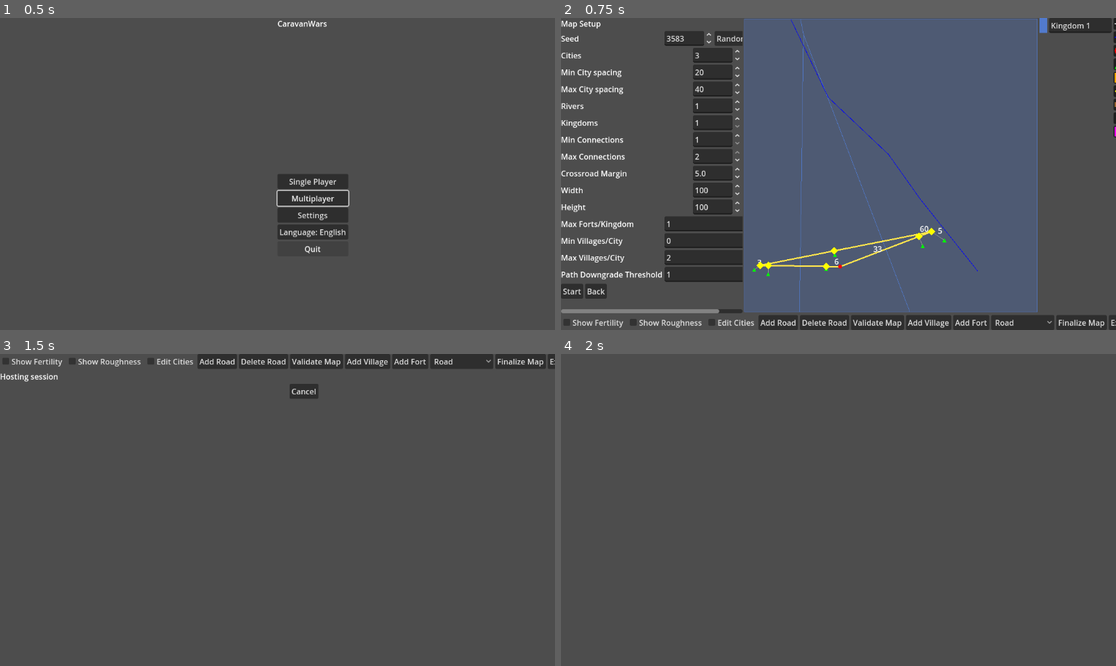
Above: before the commit, frames 1-4 (two rows, left to right).
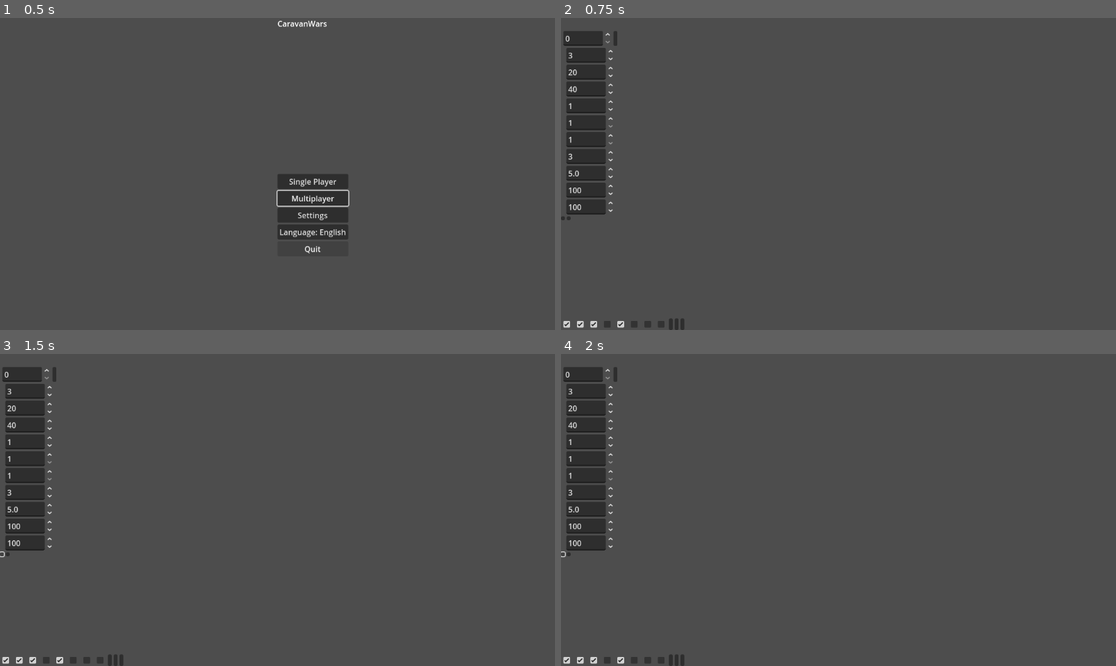
Above: after the commit, the same moments.

Repository: sepa79/CaravanWars
Game: Godot game, scene res://scenes/Main.tscn
Same seed, same stepped clock (60 frames per second), same inputs: the game is played once before the commit and once after it.
Inputs (mouse positions are in pixels of both pictures, inside the frame that each line leads up to; where the layout moved, square brackets give the same spot in the first picture):
- Up to frame 1 (0.5 s): no input
- Up to frame 2 (0.75 s): click "Single Player" at 0.5 s
- Up to frame 3 (1.5 s): click (0, 553) [11, 628] at 1.25 s
- Up to frame 4 (2 s): no input

Frame 1 is identical in both runs. In frame 2, 66% of the frame differs, in the area x 0-100%, y 0-100%; in frame 3, 7.2%; in frame 4, 4.0%.
Error after the commit: Parse Error: Cannot infer the type of "node" variable because the value doesn't have a set type. (res://ui/MapSetupScreen.gd:550)

Commit message:
Add noise-based city placement with capitals

Diff:
--- a/game/mapgen/CityPlacer.gd
+++ b/game/mapgen/CityPlacer.gd
@@ -84,3 +84,57 @@
             if index != -1 and samples[index].distance_to(p) < min_distance:
                 return false
     return true
+
+## Selects city locations from a fertility field.
+## Finds local maxima and keeps those spaced by at least `min_distance`.
+## Returns a dictionary with `cities` Array[Vector2] and `capitals` Array[int]
+## containing indexes of cities chosen as capitals.
+func select_city_sites(field: Array, cities_target: int, min_distance: float) -> Dictionary:
+    var result: Dictionary = {"cities": [], "capitals": []}
+    var h: int = field.size()
+    if h == 0:
+        return result
+    var w: int = field[0].size()
+    var candidates: Array = []
+    for y in range(h):
+        for x in range(w):
+            var v: float = field[y][x]
+            var is_peak: bool = true
+            for dy in range(-1, 2):
+                for dx in range(-1, 2):
+                    if dx == 0 and dy == 0:
+                        continue
+                    var nx: int = x + dx
+                    var ny: int = y + dy
+                    if nx >= 0 and nx < w and ny >= 0 and ny < h:
+                        if field[ny][nx] > v:
+                            is_peak = false
+                            break
+                if not is_peak:
+                    break
+            if is_peak:
+                candidates.append({"pos": Vector2(x + 0.5, y + 0.5), "score": v})
+    candidates.sort_custom(func(a, b): return a["score"] > b["score"])
+    var cities: Array[Vector2] = []
+    for c in candidates:
+        var p: Vector2 = c["pos"]
+        var valid: bool = true
+        for existing in cities:
+            if existing.distance_to(p) < min_distance:
+                valid = false
+                break
+        if not valid:
+            continue
+        cities.append(p)
+        if cities.size() >= cities_target:
+            break
+    result["cities"] = cities
+    if cities.size() > 0:
+        var cap_count: int = rng.randi_range(1, min(3, cities.size()))
+        var indices: Array[int] = []
+        for i in range(cities.size()):
+            indices.append(i)
+        indices.shuffle()
+        for i in range(cap_count):
+            result["capitals"].append(indices[i])
+    return result
--- a/game/mapgen/MapGenerator.gd
+++ b/game/mapgen/MapGenerator.gd
@@ -86,14 +86,14 @@
     map_data["fertility"] = fertility_field
     map_data["roughness"] = roughness_field
     var city_stage := CityPlacerModule.new(rng)
-    var cities := city_stage.place_cities(
+    var city_info: Dictionary = city_stage.select_city_sites(
+        fertility_field,
         params.city_count,
-        params.min_city_distance,
-        params.max_city_distance,
-        params.width,
-        params.height
+        params.min_city_distance
     )
+    var cities: Array[Vector2] = city_info.get("cities", [])
     map_data["cities"] = cities
+    map_data["capitals"] = city_info.get("capitals", [])
     print("[MapGenerator] placed %s cities" % cities.size())
 
     var region_stage = RegionGeneratorModule.new()
@@ -109,6 +109,11 @@
         params.crossroad_detour_margin,
         "roman"
     )
+    for idx in map_data.get("capitals", []):
+        var nid: int = idx + 1
+        var node := roads.get("nodes", {}).get(nid)
+        if node != null:
+            node.attrs["is_capital"] = true
     road_stage.insert_villages(roads, params.min_villages_per_city, params.max_villages_per_city, 5.0, params.width, params.height, params.village_downgrade_threshold)
     road_stage.insert_border_forts(roads, regions, 10.0, params.max_forts_per_kingdom, params.width, params.height)
     map_data["roads"] = roads
--- a/game/ui/MapSetupScreen.gd
+++ b/game/ui/MapSetupScreen.gd
@@ -358,6 +358,7 @@
     start_button.disabled = true
     debounce_timer.stop()
     debounce_timer.start()
+    map_view.queue_redraw()
 
 func _on_show_roads_toggled(pressed: bool) -> void:
     map_view.set_show_roads(pressed)
@@ -544,6 +545,11 @@
     rng.seed = int(seed_spin.value)
     var road_stage := RoadNetworkModule.new(rng)
     var roads = road_stage.build_roads(cities, int(min_connections_spin.value), int(max_connections_spin.value), crossing_margin_spin.value)
+    for idx in current_map.get("capitals", []):
+        var nid: int = idx + 1
+        var node := roads.get("nodes", {}).get(nid)
+        if node != null:
+            node.attrs["is_capital"] = true
     current_map["roads"] = roads
     map_view.set_map_data(current_map)
     _update_snapshot()
--- a/game/ui/MapView.gd
+++ b/game/ui/MapView.gd
@@ -295,8 +295,16 @@
             for i in range(river.size() - 1):
                 draw_line(river[i] * draw_scale + offset, river[i + 1] * draw_scale + offset, Color.BLUE, 1.0)
     if show_cities:
-        for city in map_data.get("cities", []):
-            draw_circle(city * draw_scale + offset, 4.0, Color.RED)
+        var capitals: Array = map_data.get("capitals", [])
+        var cities: Array = map_data.get("cities", [])
+        for i in range(cities.size()):
+            var city: Vector2 = cities[i]
+            var pos: Vector2 = city * draw_scale + offset
+            if capitals.has(i):
+                draw_circle(pos, 6.0, Color.YELLOW)
+                draw_circle(pos, 3.0, Color.RED)
+            else:
+                draw_circle(pos, 4.0, Color.RED)
     if show_villages or show_forts or show_crossroads or show_bridges or show_fords:
         for node in roads.get("nodes", {}).values():
             var center: Vector2 = node.pos2d * draw_scale + offset
